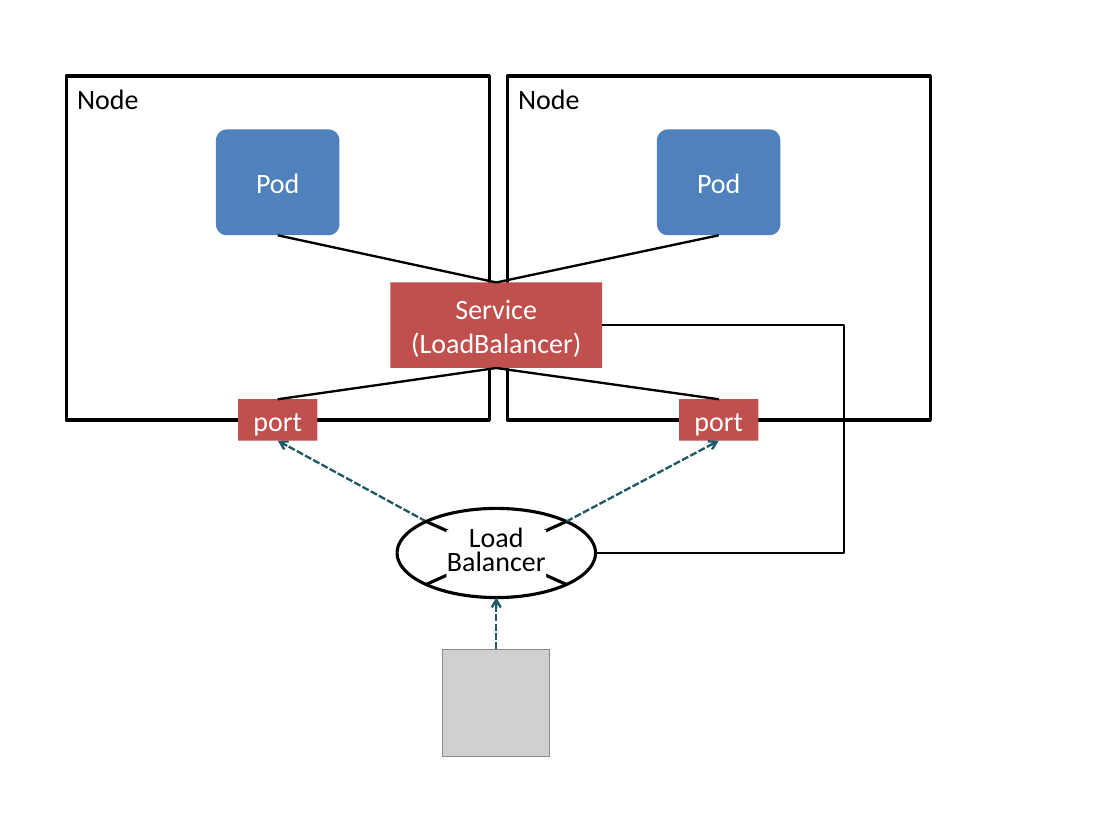
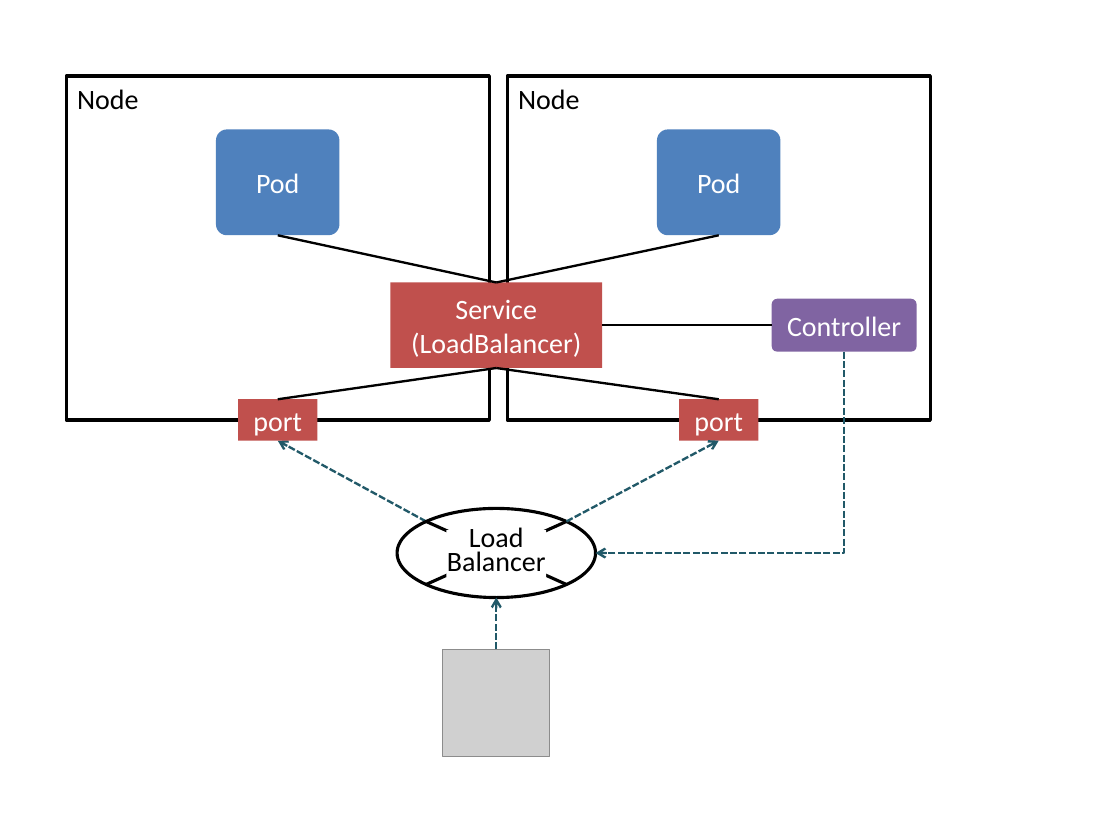
Before and after one commit to kaitoy/blog, a slide deck: slide 4 of docs/images/metallb/diagrams.pptx. Drawn at 1120x840 pixels with LibreOffice and Linux fonts; fonts in the diff are those of the drawing; grey boxes stand for pictures. Boxes give left, top, right and bottom in pixels: in the first picture for what was removed or moved away, otherwise in the second. Text is boxed around its words. In the diff, an @@ line names an element or a change of style, - is before the commit and + after.

```diff
--- a/docs/images/metallb/diagrams.pptx
+++ b/docs/images/metallb/diagrams.pptx
@@ rounded rectangle added at (772,299,916,352), fill #8064A2, 18 pt, text #FFFFFF @@
+Controller
@@ line added from (772, 325) to (603, 325), #000000 1.5 pt @@
@@ elbow line moved from (603, 325) - (596, 553) to (844, 352) - (596, 553) @@
@@ elbow line (844, 352) - (596, 553): elbow line to elbow arrow; stroke #000000 1.5 pt to #215968 1.5 pt dashed @@
```
Also in this commit, not shown: 9 other files.
